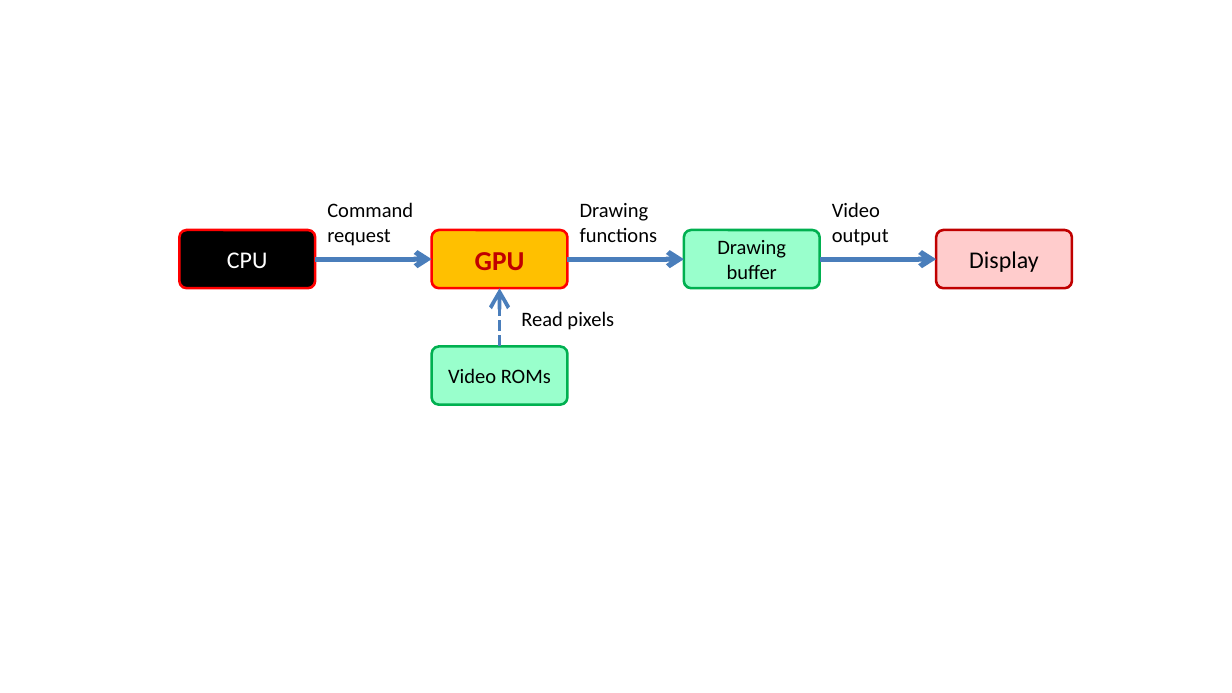
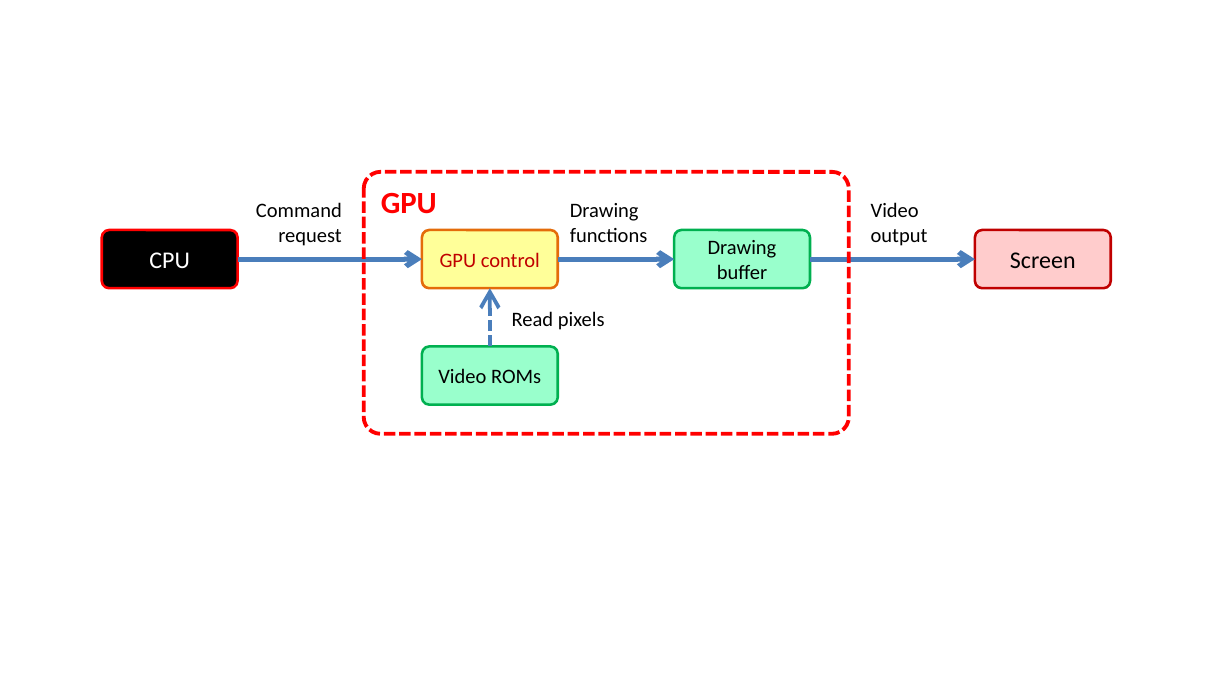
Before and after one commit to vircon32/Vircon32Documents, a slide deck: slide 2 of Specification/English/Editable source images/Images Spec Part 4 - GPU.pptx. Drawn at 1232x693 pixels with LibreOffice and Linux fonts; fonts in the diff are those of the drawing. Boxes give left, top, right and bottom in pixels: in the first picture for what was removed or moved away, otherwise in the second. Text is boxed around its words. In the diff, an @@ line names an element or a change of style, - is before the commit and + after.

```diff
--- a/Specification/English/Editable source images/Images Spec Part 4 - GPU.pptx
+++ b/Specification/English/Editable source images/Images Spec Part 4 - GPU.pptx
@@ rounded rectangle added at (363,172,849,435), outline #FF0000 2.25 pt dashed, 18 pt, text #FF0000, bold @@
+GPU
@@ text "Command request": place and size @@
-text "Command request" at (327,202,413,246)
+text "Command request" at (256,202,342,246)
@@ text "Command request" at (256,202,342,246): alignment left to right @@
@@ text "Video output": place and size @@
-text "Video output" at (832,202,889,246)
+text "Video output" at (871,202,928,246)
@@ rounded rectangle "CPU": place and size @@
-rounded rectangle "CPU" at (180,230,315,288)
+rounded rectangle "CPU" at (102,230,238,288)
@@ 3 rounded rectangles, 2 texts, 2 arrows: place and size @@
-3 rounded rectangles, 2 texts, 2 arrows at (431,203,819,404)
+3 rounded rectangles, 2 texts, 2 arrows at (423,203,809,404)
@@ rounded rectangle "GPU control" at (423,230,558,288): fill #FFC000 to #FFFF99; outline #FF0000 1.5 pt to #E46C0A 1.5 pt @@
@@ rounded rectangle "Screen": place and size @@
-rounded rectangle "Screen" at (936,230,1072,288)
+rounded rectangle "Screen" at (975,230,1110,288)
@@ arrow moved from (315, 259) - (431, 259) to (238, 259) - (423, 259) @@
@@ text in rounded rectangle at (440,252,540,267): text changed; size 16 to 12 pt; bold off @@
-GPU
+GPU control
@@ arrow moved from (819, 259) - (936, 259) to (809, 259) - (975, 259) @@
@@ text in rounded rectangle at (1010,252,1076,268): text changed @@
-Display
+Screen
```
Also in this commit, not shown: 1 other slide changed, 8 other files.
